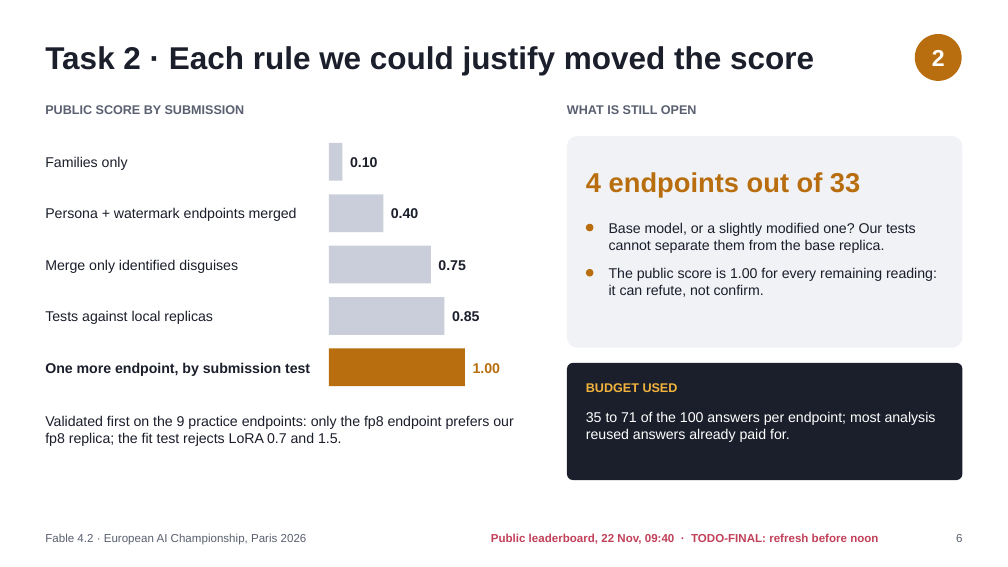
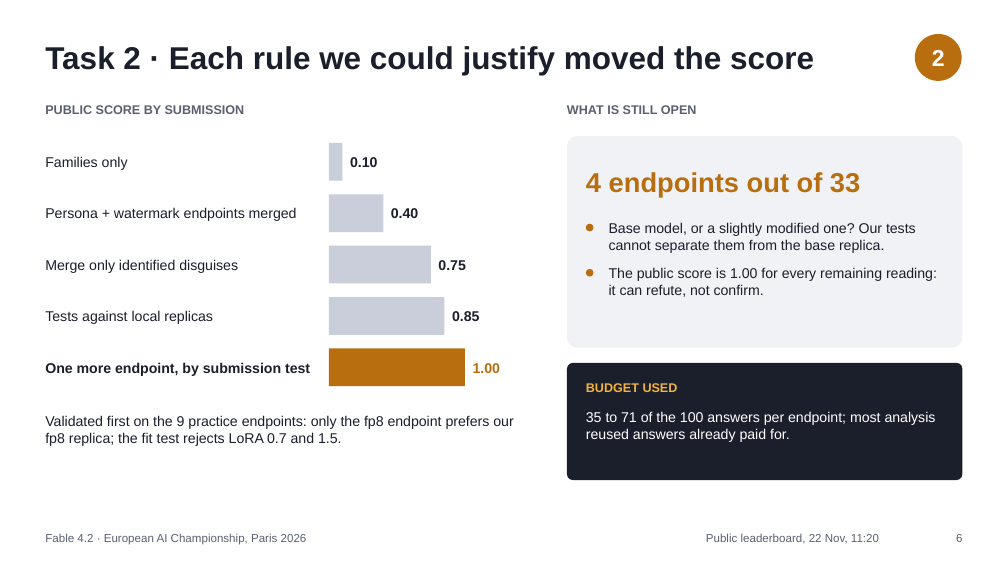
Before and after one commit to AnMaLeNo/Fable-4.2, a slide deck: slide 6 of slides/Fable4.2_slides.pptx. Drawn at 1008x567 pixels with LibreOffice and Linux fonts; fonts in the diff are those of the drawing. Boxes give left, top, right and bottom in pixels: in the first picture for what was removed or moved away, otherwise in the second. Text is boxed around its words. In the diff, an @@ line names an element or a change of style, - is before the commit and + after.

```diff
--- a/slides/Fable4.2_slides.pptx
+++ b/slides/Fable4.2_slides.pptx
@@ text at [706,533,879,544]: text changed; text colour #C2415A to #5A6070; bold off @@
-Public leaderboard, 22 Nov, 09:40 · TODO-FINAL: refresh before noon
+Public leaderboard, 22 Nov, 11:20
```
Also in this commit, not shown: 6 other slides changed, 13 other files.
